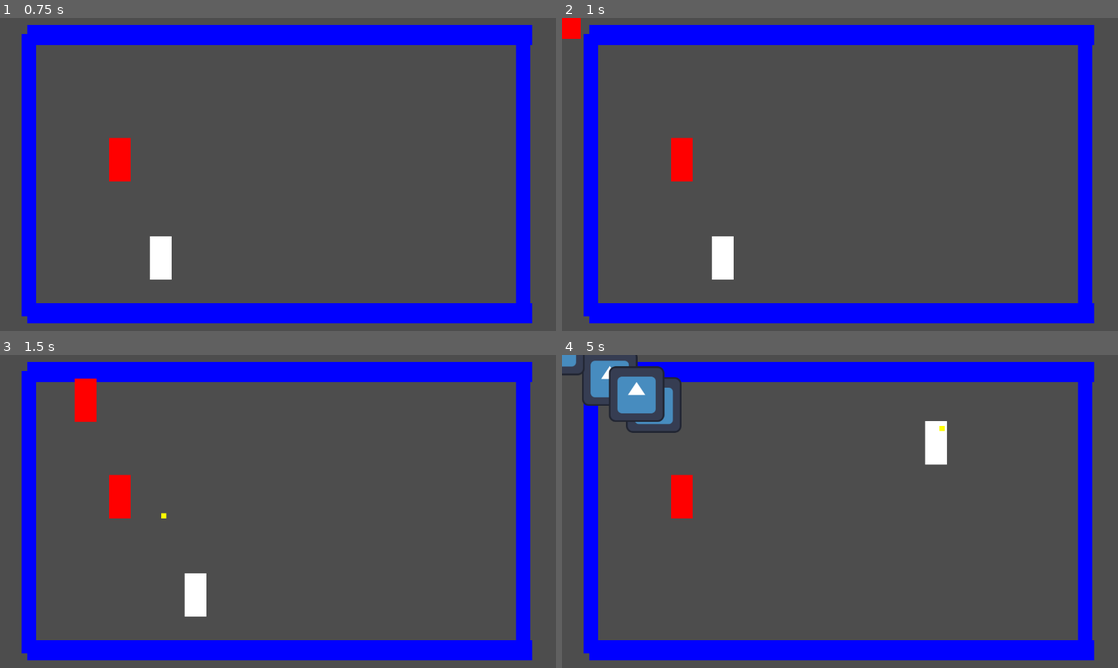
Above: before the commit, frames 1-4 (two rows, left to right).
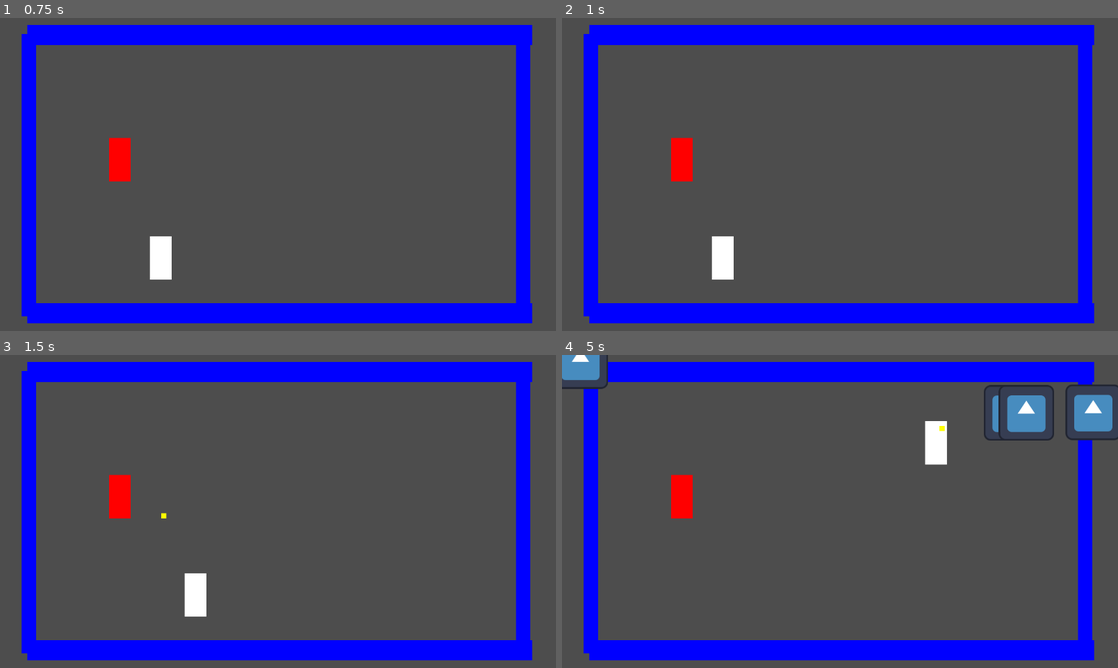
Above: after the commit, the same moments.

Repository: KDing0/GGJGodot
Game: Godot game, scene res://Misc/GameManager.tscn
Same seed, same stepped clock (60 frames per second), same inputs: the game is played once before the commit and once after it. The engine's default icon, where the game draws it, is replaced by a stand-in: a white triangle on a blue panel in a dark square.
Inputs (mouse positions are in pixels of both pictures, inside the frame that each line leads up to):
- Up to frame 1 (0.75 s): click "Start Game" at 0.5 s
- Up to frame 2 (1 s): no input
- Up to frame 3 (1.5 s): move the mouse to (400, 495) at 1.27 s; press the mouse at (400, 495) at 1.28 s; hold Right (ui_right) from 1.28 s (still down)
- Up to frame 4 (5 s): move the mouse to (728, 527) at 2.02 s; release Right (ui_right) at 2.03 s; release the mouse at (728, 527) at 2.03 s; hold Down (ui_down) 2.03-2.78 s; click (728, 527) at 2.1 s; move the mouse to (895, 442) at 2.77 s; press the mouse at (895, 442) at 2.78 s; hold Right (ui_right) 2.78-3.53 s; move the mouse to (812, 574) at 3.52 s; release the mouse at (812, 574) at 3.53 s; hold Up (ui_up) 3.53-4.28 s; click (812, 574) at 3.6 s; move the mouse to (1006, 558) at 4.27 s; press the mouse at (1006, 558) at 4.28 s; hold Left (ui_left) from 4.28 s (still down)

Frame 1 is identical in both runs. In frame 2, 0.2% of the frame differs, in the area x 0-4%, y 0-7%; in frame 3, 0.6%; in frame 4, 5.1%, in the area x 0-100%, y 0-28%.

Commit message:
Added second path and fixed speed

Diff:
--- a/src/Enemy/Enemy.gd
+++ b/src/Enemy/Enemy.gd
@@ -4,17 +4,16 @@
 enum EnemyTypes {ENEMY_TYPE1, ENEMY_TYPE2}
 
 var speed = 5.0
+var enemy_type
 
-func set_parameters(p_texture: Texture2D = null, p_speed: float = 5.0) -> void:
+func set_parameters(p_texture: Texture2D = null, p_speed: float = 5.0, p_type := EnemyTypes.ENEMY_TYPE1) -> void:
 	if p_texture:
 		$Sprite2D.texture = p_texture
 	speed = p_speed
-
-	self.rotates = false
-	self.loop = false
+	enemy_type = p_type
 
 func _process(delta):
-	progress_ratio += speed / 1000.0
+	progress += speed
 	if progress_ratio >= 1.0:
 		self.queue_free()
 
--- a/src/Misc/GameController.gd
+++ b/src/Misc/GameController.gd
@@ -6,6 +6,7 @@
 
 var test = 1.0
 var d = 0.0
+var rng = RandomNumberGenerator.new()
 
 var enemyScene = preload("res://Enemy/enemy.tscn")
 
@@ -23,7 +24,8 @@
 
 
 func spawnEnemy(enemyType):
+	var r = rng.randi_range(1, 2)
 	var enemy_instance = enemyScene.instantiate()
 	enemy_instance.set_parameters(tex_enemy[0], test)
 	test += 1.0
-	get_node("../EnemyPaths/Path2D").add_child(enemy_instance)
+	get_node("../EnemyPaths/EnemyPath_0" + str(r)).add_child(enemy_instance)
--- a/src/gamescene.tscn
+++ b/src/gamescene.tscn
@@ -33,6 +33,12 @@
 [sub_resource type="Curve2D" id="Curve2D_3sj47"]
 _data = {
 "points": PackedVector2Array(0, 0, 0, 0, -202, -121, -24.0416, -19.799, 24.0416, 19.799, 148, 85, -4.24264, -111.723, 4.24264, 111.723, 272, 324, 29.6985, -36.7695, -29.6985, 36.7695, 221, 559, 0, 0, 0, 0, -138, 836)
+}
+point_count = 5
+
+[sub_resource type="Curve2D" id="Curve2D_2c1im"]
+_data = {
+"points": PackedVector2Array(0, 0, 0, 0, 1261, 99, 49.4975, -2.82843, -49.4975, 2.82843, 361, 108, -1.41421, -172.534, 1.41421, 172.534, 310, 304, -57.9827, -4.24264, 57.9827, 4.24264, 357, 531, 0, 0, 0, 0, 1487, 624)
 }
 point_count = 5
 
@@ -269,11 +275,11 @@
 
 [node name="EnemyPaths" type="Node2D" parent="."]
 
-[node name="Path2D" type="Path2D" parent="EnemyPaths"]
+[node name="EnemyPath_01" type="Path2D" parent="EnemyPaths"]
 curve = SubResource("Curve2D_3sj47")
 
-[node name="enemy" parent="EnemyPaths/Path2D" instance=ExtResource("1_80436")]
-position = Vector2(-202, -121)
+[node name="EnemyPath_02" type="Path2D" parent="EnemyPaths"]
+curve = SubResource("Curve2D_2c1im")
 
 [node name="SpawnPattern" type="Path2D" parent="."]
 curve = SubResource("Curve2D_jqf82")
Not shown: 1 places in src/gamescene.tscn that only renumber resources
